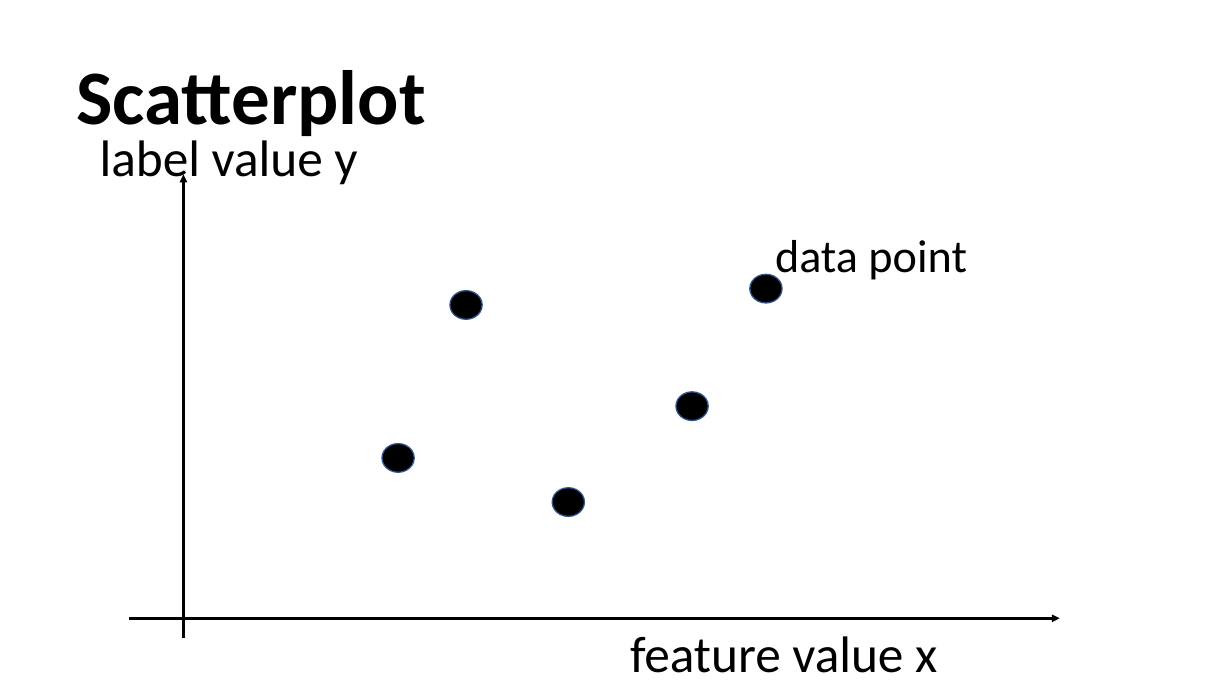
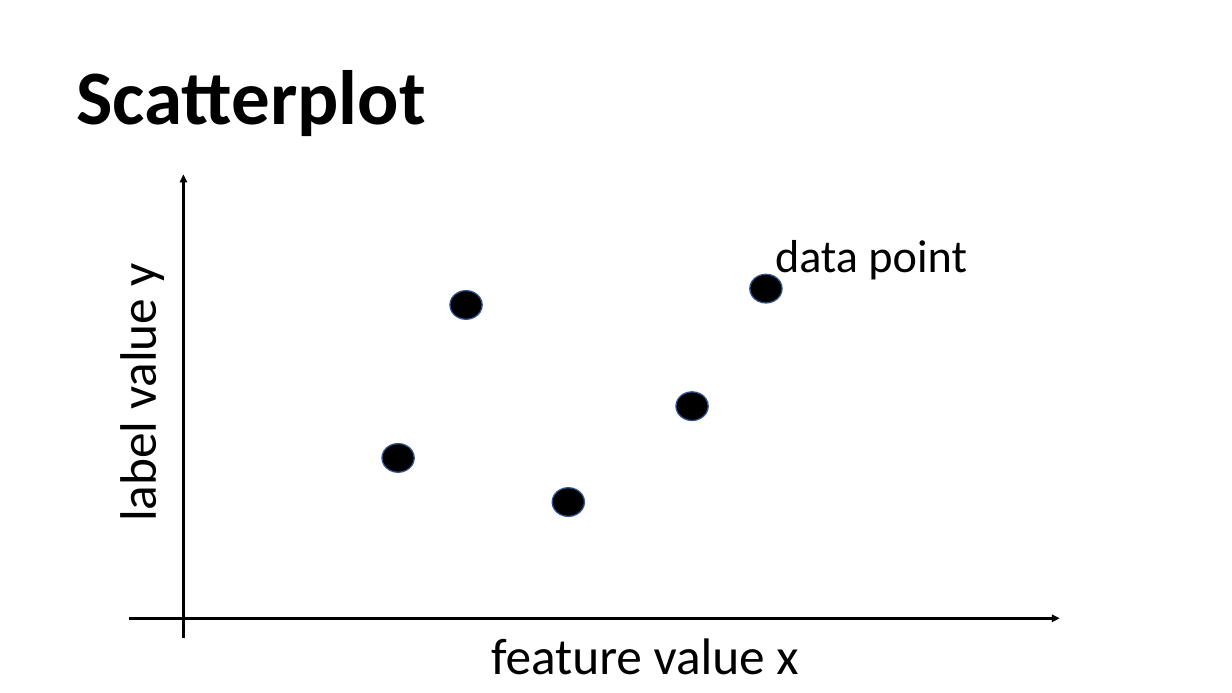
Before and after one commit to alexjungaalto/DeepLearningPython, a slide deck: slide 25 of slides/ThreeComponentsML.pptx. Drawn at 1232x693 pixels with LibreOffice and Linux fonts; fonts in the diff are those of the drawing. Boxes give left, top, right and bottom in pixels: in the first picture for what was removed or moved away, otherwise in the second. Text is boxed around its words. In the diff, an @@ line names an element or a change of style, - is before the commit and + after.

```diff
--- a/slides/ThreeComponentsML.pptx
+++ b/slides/ThreeComponentsML.pptx
@@ text "label value y" moved from (x1=100, y1=134, x2=357, y2=189) to (x1=107, y1=266, x2=170, y2=518) @@
@@ text "label value y" at (x1=107, y1=266, x2=170, y2=518): rotation 0 to 270 degrees @@
@@ text "feature value x" moved from (x1=630, y1=636, x2=937, y2=673) to (x1=491, y1=638, x2=798, y2=675) @@
```
Also in this commit, not shown: 7 other slides changed, 1 slide added, 2 other files.
